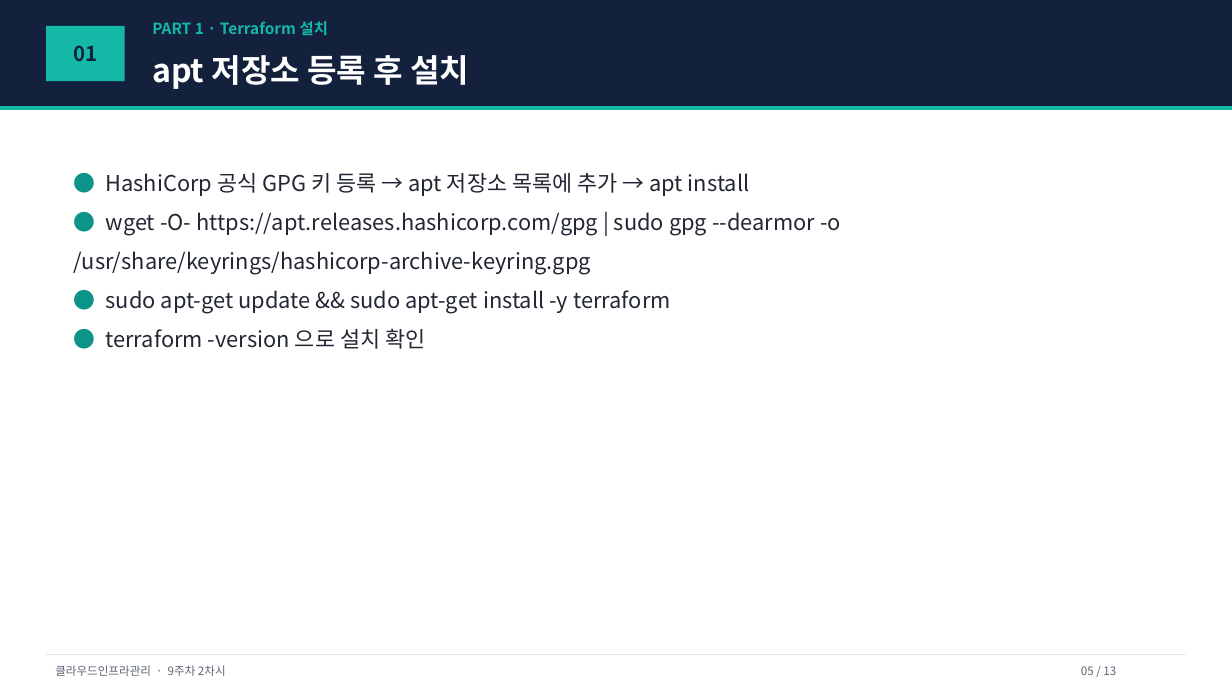
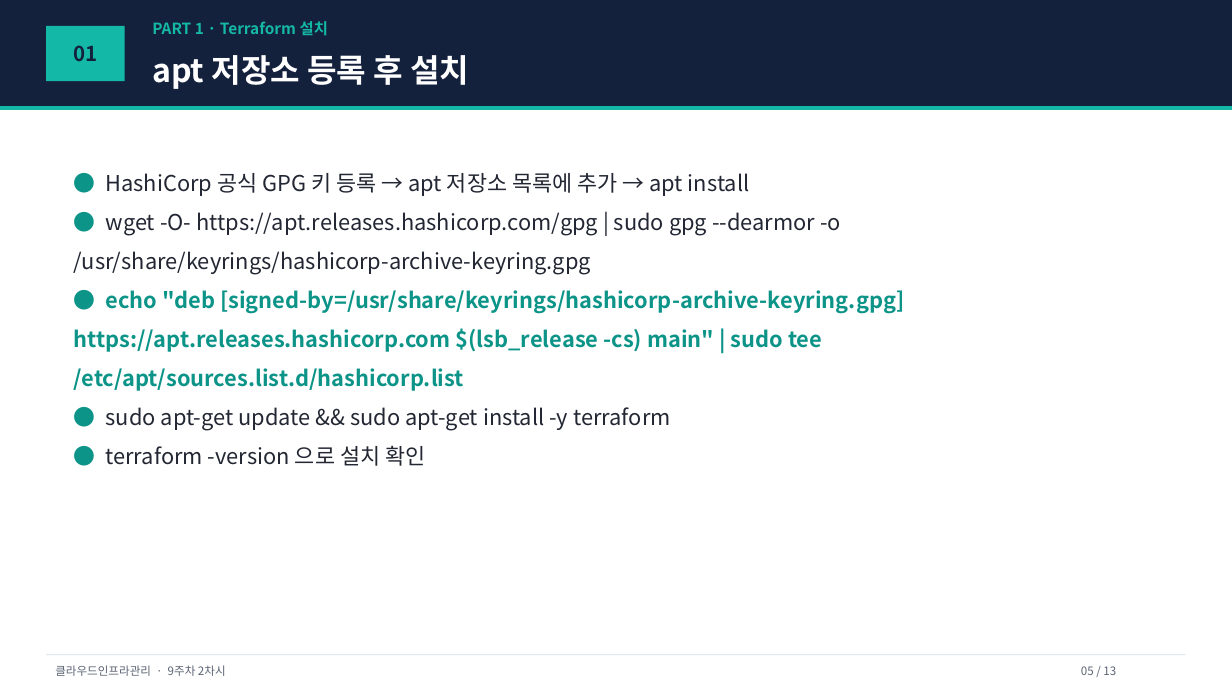
Before and after one commit to gorae-black/class, a slide deck: slide 5 of class/cloud_infra_mgmt/09주차_Terraform_IaC기초/01_강의자료/2차시_Terraform설치와HCL문법.pptx. Drawn at 1232x693 pixels with LibreOffice and Linux fonts; fonts in the diff are those of the drawing. Boxes give left, top, right and bottom in pixels: in the first picture for what was removed or moved away, otherwise in the second. Text is boxed around its words. In the diff, an @@ line names an element or a change of style, - is before the commit and + after.

```diff
--- a/class/cloud_infra_mgmt/09주차_Terraform_IaC기초/01_강의자료/2차시_Terraform설치와HCL문법.pptx
+++ b/class/cloud_infra_mgmt/09주차_Terraform_IaC기초/01_강의자료/2차시_Terraform설치와HCL문법.pptx
@@ text at [74, 290, 904, 391]: paragraph added @@
+● echo "deb [signed-by=/usr/share/keyrings/hashicorp-archive-keyring.gpg] https://apt.releases.hashicorp.com $(lsb_release -cs) main" | sudo tee /etc/apt/sources.list.d/hashicorp.list
```
Also in this commit, not shown: 13 other files.
